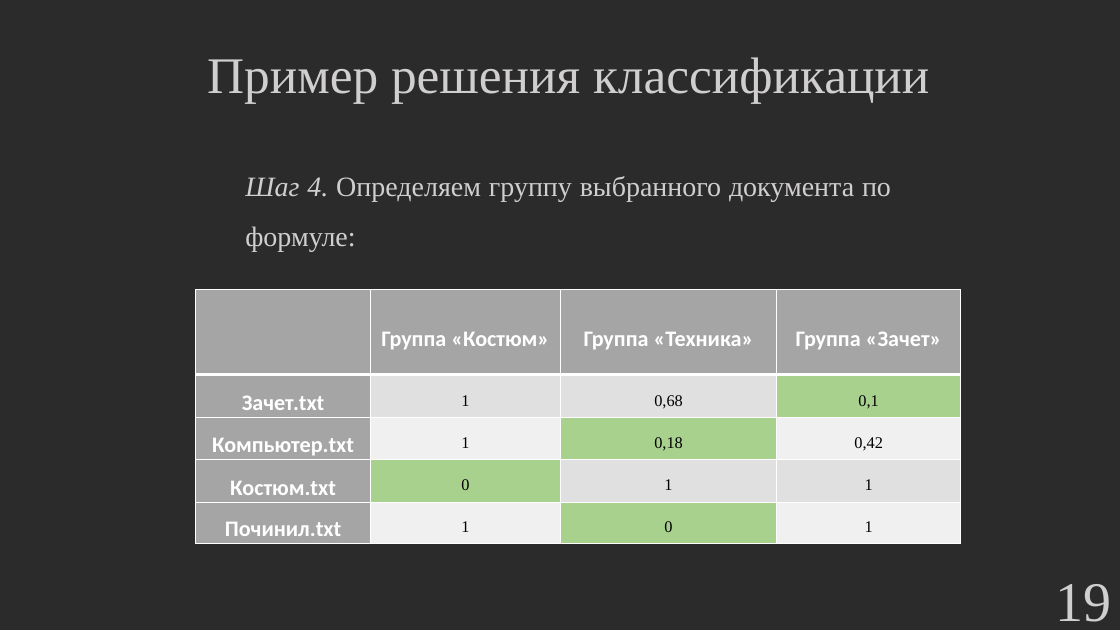
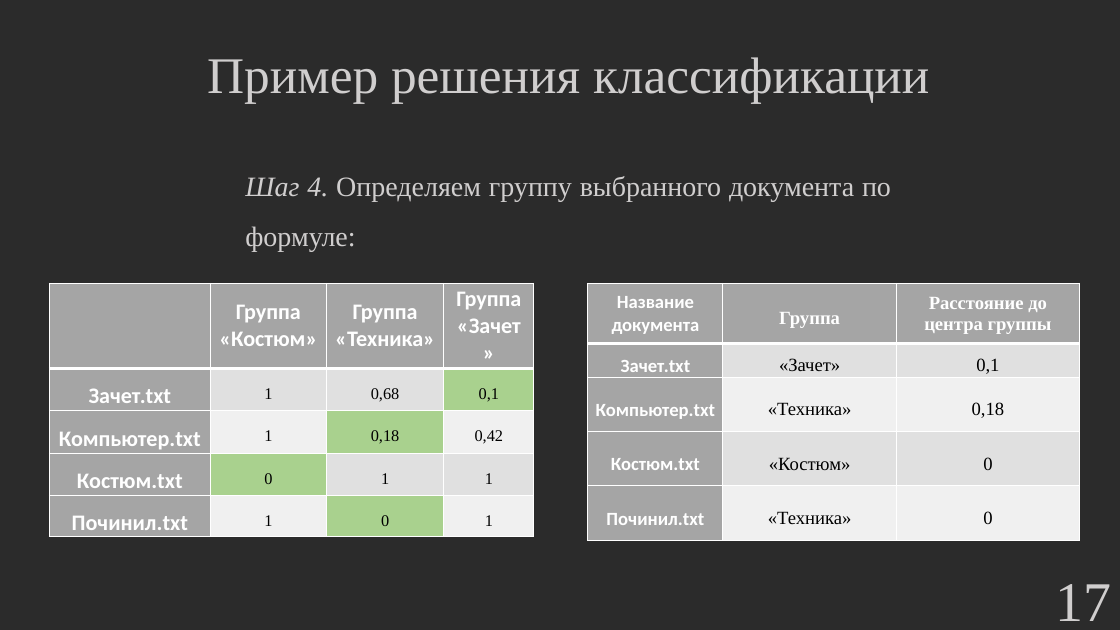
Before and after one commit to hetikk/diplom, a slide deck: slide 17 of docs/Презентация.pptx (slide 19 before the commit). Drawn at 1120x630 pixels with LibreOffice and Linux fonts; fonts in the diff are those of the drawing; background and template pictures are left out; a plain dark background stands for a picture behind light text. Boxes give left, top, right and bottom in pixels: in the first picture for what was removed or moved away, otherwise in the second. Text is boxed around its words. In the diff, an @@ line names an element or a change of style, - is before the commit and + after.

```diff
--- a/docs/Презентация.pptx
+++ b/docs/Презентация.pptx
@@ table at [50, 283, 534, 537] @@
@@ line spacing 1.5 to 1 @@
@@ table: place and size @@
-table at [196, 290, 961, 544]
+table at [50, 283, 534, 537]
@@ table added at [588, 283, 1081, 540], 5 rows, 3 columns @@
+Название документа | Группа | Расстояние до центра группы
+Зачет.txt | «Зачет» | 0,1
+Компьютер.txt | «Техника» | 0,18
+Костюм.txt | «Костюм» | 0
+Починил.txt | «Техника» | 0
@@ page number at [1056, 584, 1112, 621]: text changed @@
-19
+17
```
Also in this commit, not shown: 15 other slides changed, 4 slides removed, 2 other files.
